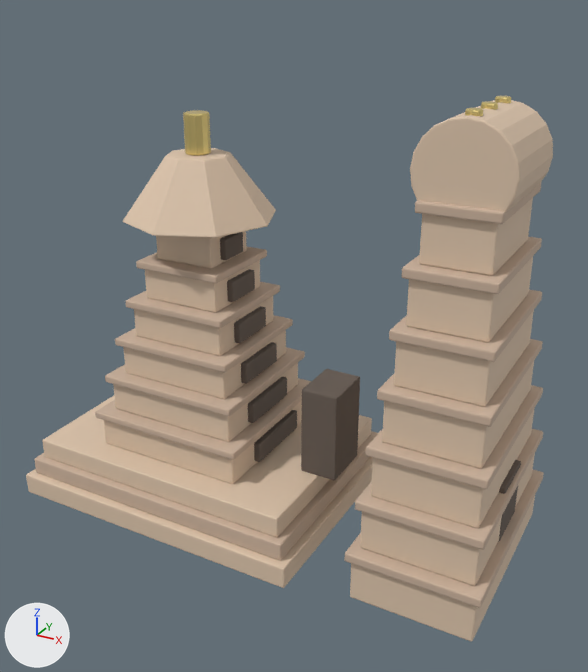
Renders of the glTF model assets/temples-3d/dravidian.glb from each side of a commit.
Both versions are drawn from a camera (50 mm lens) standing at (5.95, -8.35, 6.73) and looking at (1.42, -0.11, 2.61). Every picture has the same lights, and +X, +Y and +Z are marked at lower left. The first picture is the older version. Vertices at exactly the same position are counted once.
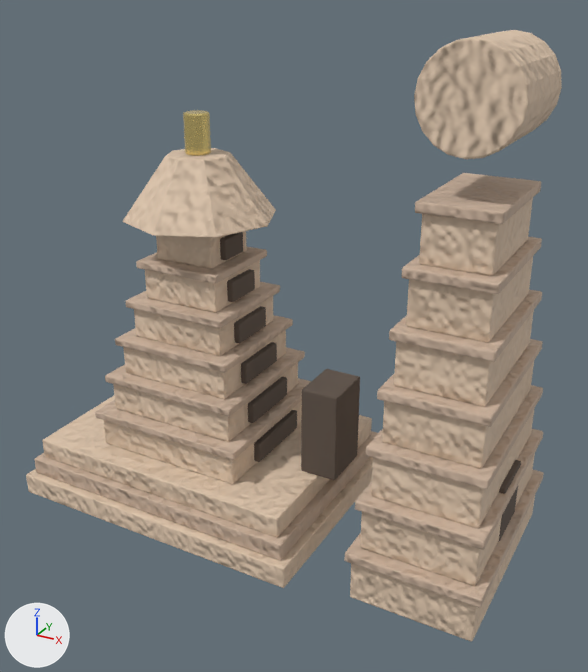
Scene script edits in JSON lines:
```json
{"block": "me_cube", "where": "# used by ob_cube; location = (0.0, 0.0, 0.0)"}
{"op": "remove", "block": "me_cube", "code": "me_cube.from_pydata(...)  # 2648 vertices, 5124 faces; spans x -2.1..4.41, y -1.6..1.6, z 0.0..5.59"}
{"op": "add", "block": "me_cube", "code": "me_cube.from_pydata(...)  # 2648 vertices, 5124 faces; spans x -2.1..4.41, y -1.6..1.6, z 0.0..6.24"}
{"block": "me_cube", "change": "me_cube part 1: the loose piece of 120 vertices spanning x 3.05..4.15, y -0.7..0.7, z 4.44..5.54 is moved by (0.0, 0.0, 0.7)"}
```

Location of each change, (x1, y1, x2, y2) in pixels of the pictures (588 x 672 px; the box of a moved part takes in the faces that stretch with it):
```json
{"object": "Cube", "change": "reshaped", "before": [26, 96, 553, 641], "after": [26, 30, 562, 641], "on screen": "12% taller"}
{"part": 1, "of": "me_cube", "change": "moved or reshaped", "before": [410, 100, 553, 223], "after": [414, 30, 562, 159]}
```
